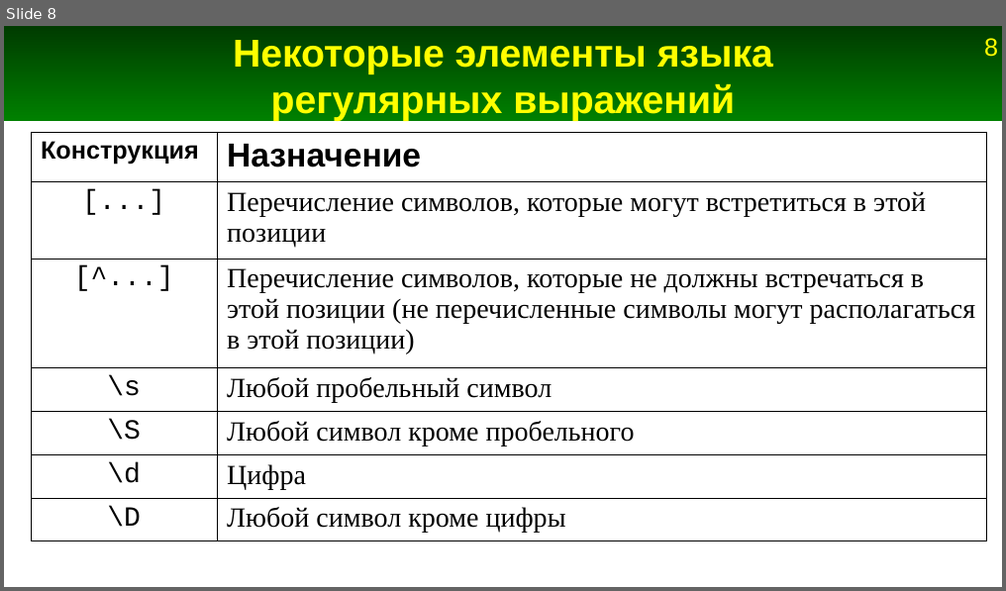
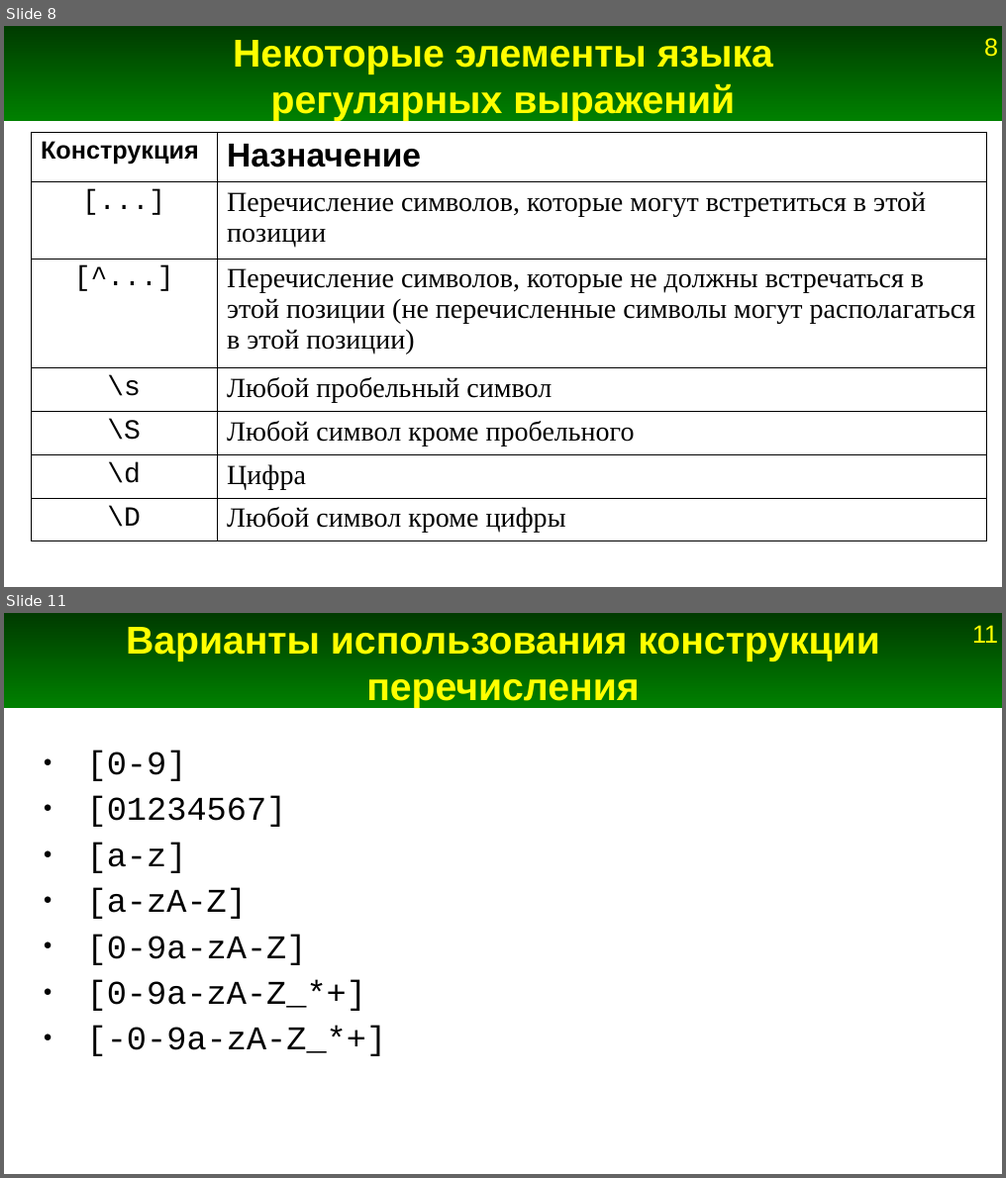
Before and after one commit to Jenyay/python-lectures, a slide deck: presentations/10. Regular expressions.odp. Shown one above the other, each under a label of ours: slide 8 before the commit, slides 8 and 11 after it; the slides between them are not shown. The pictures are 1006x591 and 1006x1178 pixels, drawn with LibreOffice and Linux fonts; fonts in the diff are those of the drawing. Boxes give left, top, right and bottom in pixels: in the first picture for what was removed or moved away, otherwise in the second. Text is boxed around its words. In the diff, an @@ line names an element or a change of style, - is before the commit and + after.

```diff
--- a/presentations/10. Regular expressions.odp
+++ b/presentations/10. Regular expressions.odp
@@ slide 11 added at [4, 613, 1002, 1174], background #FFFFFF; not listed: 2 template elements that a slide beside it also shows @@
@@ title added at [126, 627, 880, 708], 28 pt, text #FFFF00, bold @@
+Варианты использования конструкции перечисления
@@ text added at [87, 751, 387, 1057], 24 pt, text #000000 @@
+● [0-9]
+● [01234567]
+● [a-z]
+● [a-zA-Z]
+● [0-9a-zA-Z]
+● [0-9a-zA-Z_*+]
+● [-0-9a-zA-Z_*+]
```
Also in this commit, not shown: 23 other slides added, 1 slide removed, 9 other files.
